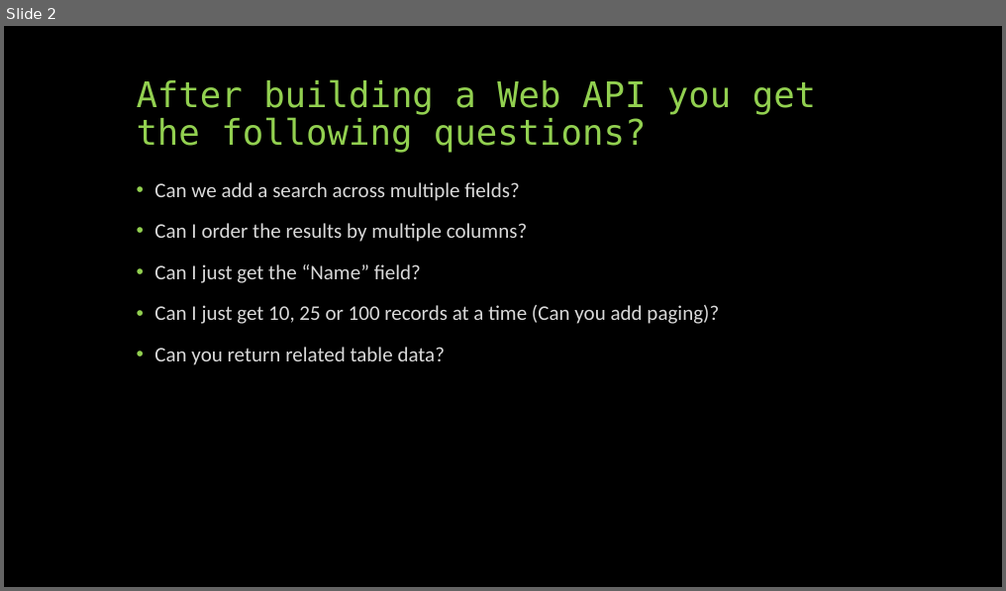
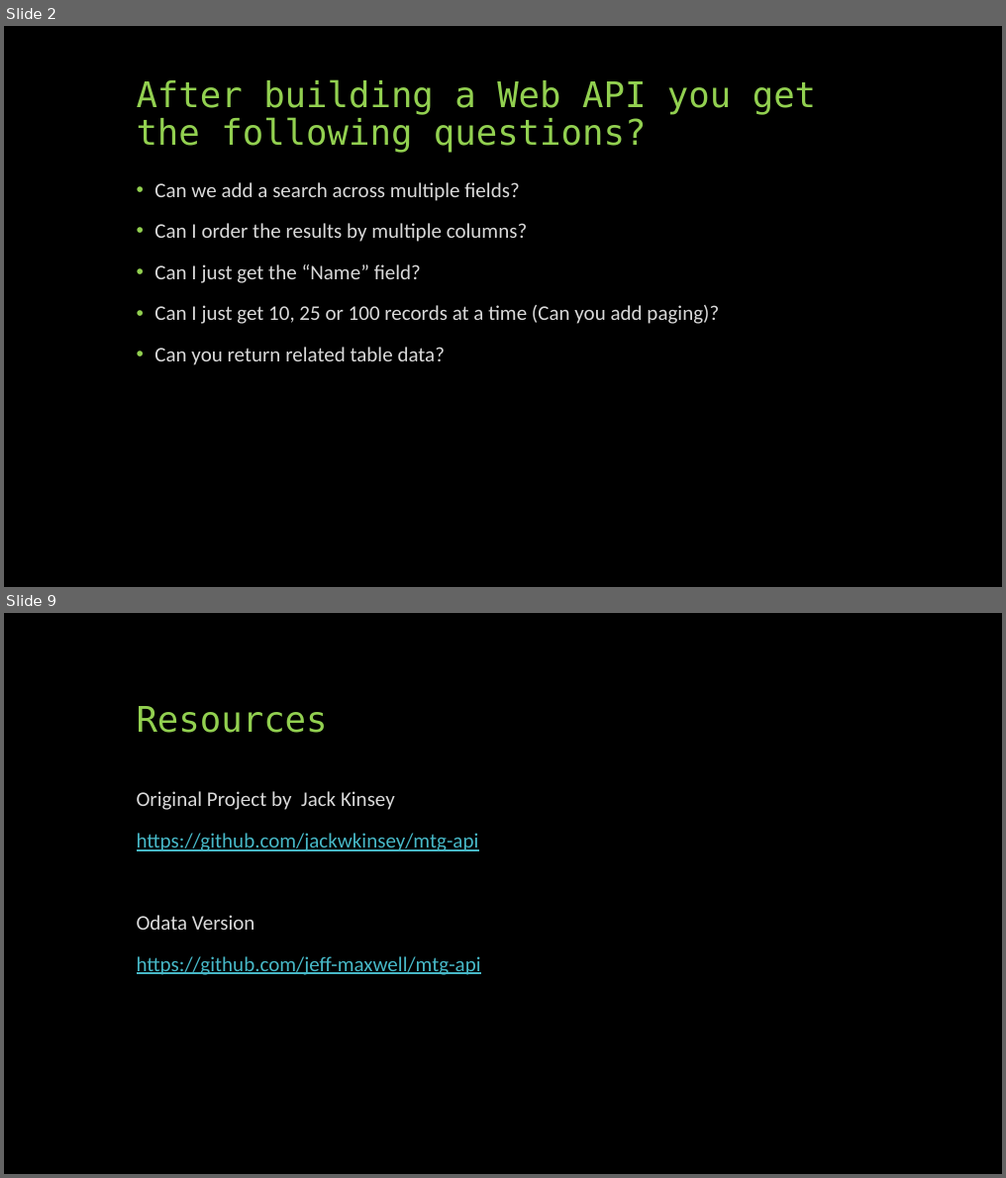
Before and after one commit to jeff-maxwell/mtg-api, a slide deck: Slides.pptx. Shown one above the other, each under a label of ours: slide 2 before the commit, slides 2 and 9 after it; the slides between them are not shown. The pictures are 1006x591 and 1006x1178 pixels, drawn with LibreOffice and Linux fonts; fonts in the diff are those of the drawing. Boxes give left, top, right and bottom in pixels: in the first picture for what was removed or moved away, otherwise in the second. Text is boxed around its words. In the diff, an @@ line names an element or a change of style, - is before the commit and + after.

```diff
--- a/Slides.pptx
+++ b/Slides.pptx
@@ slide 9 added at <box>4,613,1002,1174</box>, background #000000 @@
@@ title added at <box>137,706,328,733</box>, 34 pt, text #92D050 @@
+Resources
@@ text added at <box>137,791,481,975</box>, 20 pt, text #47B8C7, underline @@
+Original Project by Jack Kinsey
+https://github.com/jackwkinsey/mtg-api
+Odata Version
+https://github.com/jeff-maxwell/mtg-api
```
Also in this commit, not shown: 2 slides changed, 5 other slides added, 1 other file.
